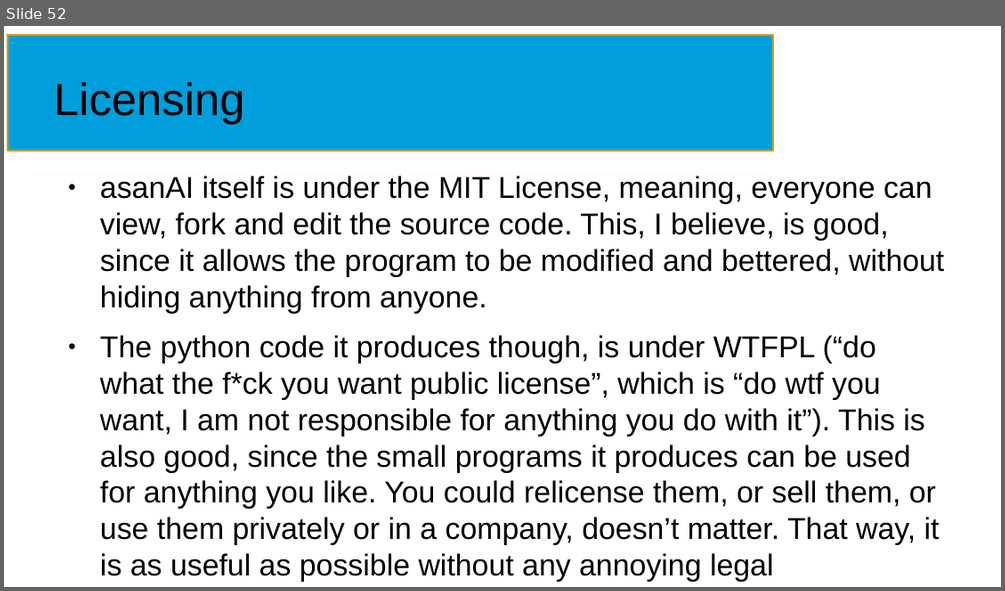
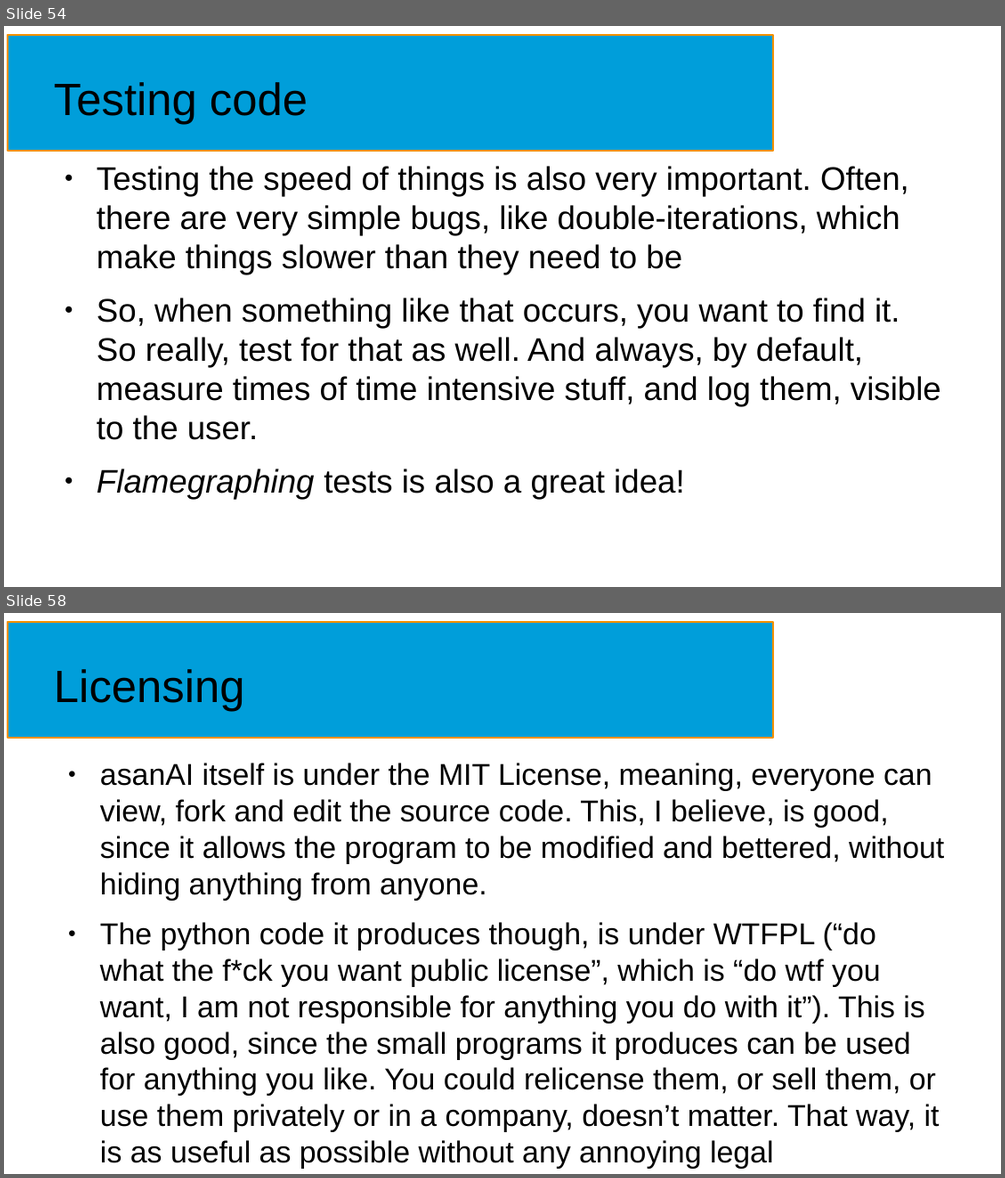
Before and after one commit to NormanTUD/asanAI, a slide deck: manual/asanai.odp. Shown one above the other, each under a label of ours: slide 52 before the commit, slides 54 and 58 after it; the slides between them are not shown. The pictures are 1005x591 and 1005x1178 pixels, drawn with LibreOffice and Linux fonts; fonts in the diff are those of the drawing. Boxes give left, top, right and bottom in pixels: in the first picture for what was removed or moved away, otherwise in the second. Text is boxed around its words. In the diff, an @@ line names an element or a change of style, - is before the commit and + after.

```diff
--- a/manual/asanai.odp
+++ b/manual/asanai.odp
@@ slide 54 added at (x1=4, y1=26, x2=1001, y2=587), background #FFFFFF; not listed: 1 template element that a slide beside it also shows @@
@@ title added at (x1=54, y1=82, x2=307, y2=124), 36 pt, text #000000 @@
+Testing code
@@ text added at (x1=97, y1=166, x2=941, y2=499), 26 pt, text #000000 @@
+● Testing the speed of things is also very important. Often, there are very simple bugs, like double-iterations, which make things slower than they need to be
+● So, when something like that occurs, you want to find it. So really, test for that as well. And always, by default, measure times of time intensive stuff, and log them, visible to the user.
+● Flamegraphing tests is also a great idea!
@@ what was slide 52 is now slide 58 @@
```
Also in this commit, not shown: 18 slides changed, 5 other slides added.
